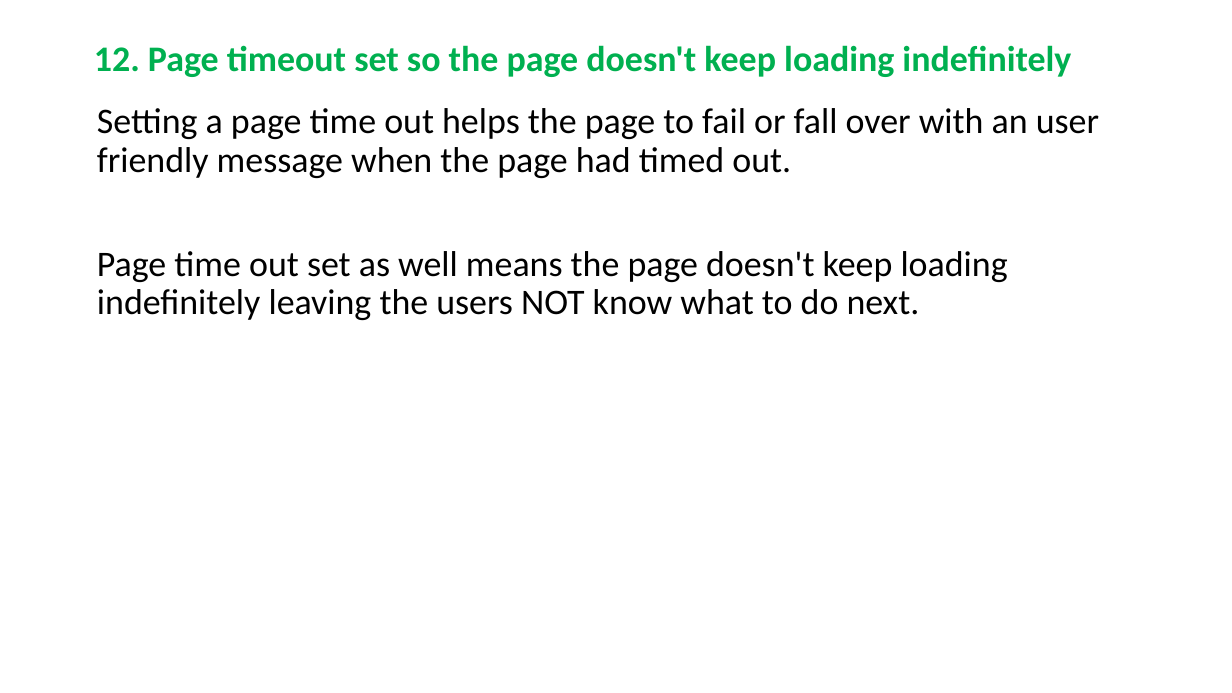
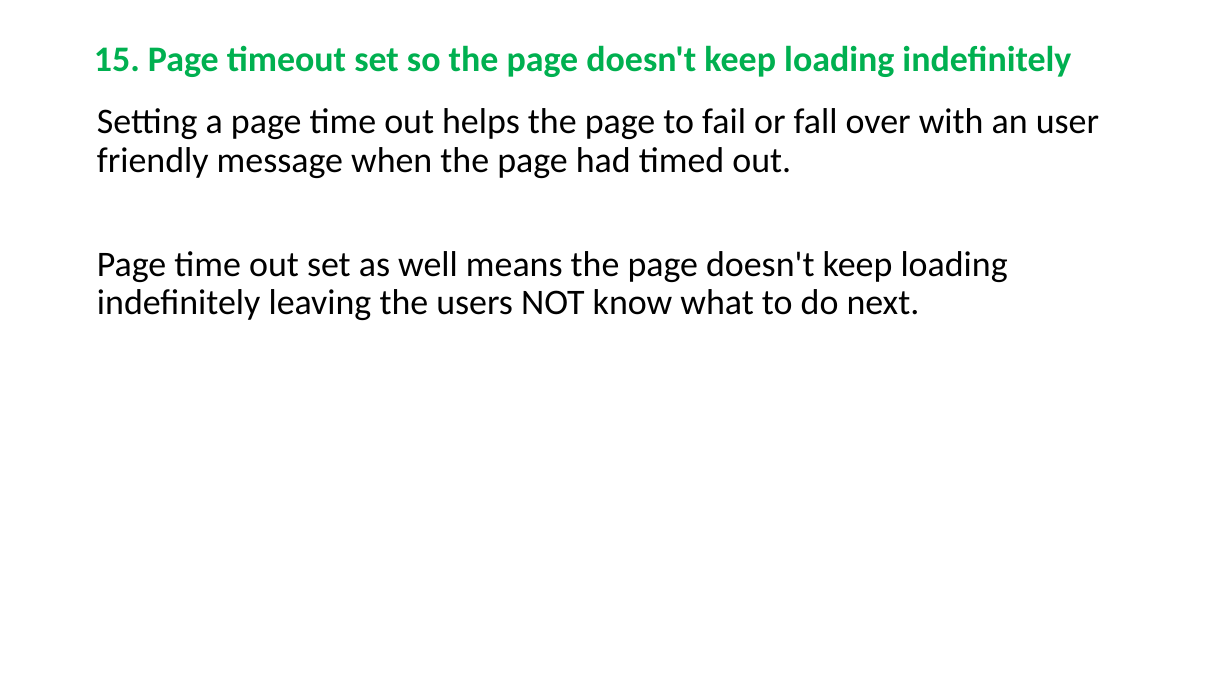
Before and after one commit to RaghavanKasthuri/Industry-Best-Practices, a slide deck: slide 16 of UX Best Practices.pptx (slide 13 before the commit). Drawn at 1232x693 pixels with LibreOffice and Linux fonts; fonts in the diff are those of the drawing. Boxes give left, top, right and bottom in pixels: in the first picture for what was removed or moved away, otherwise in the second. Text is boxed around its words. In the diff, an @@ line names an element or a change of style, - is before the commit and + after.

```diff
--- a/UX Best Practices.pptx
+++ b/UX Best Practices.pptx
@@ title at bbox=[94, 45, 1071, 77]: text changed @@
-12. Page timeout set so the page doesn't keep loading indefinitely
+15. Page timeout set so the page doesn't keep loading indefinitely
```
Also in this commit, not shown: 12 other slides changed, 4 slides added, 1 other file.
